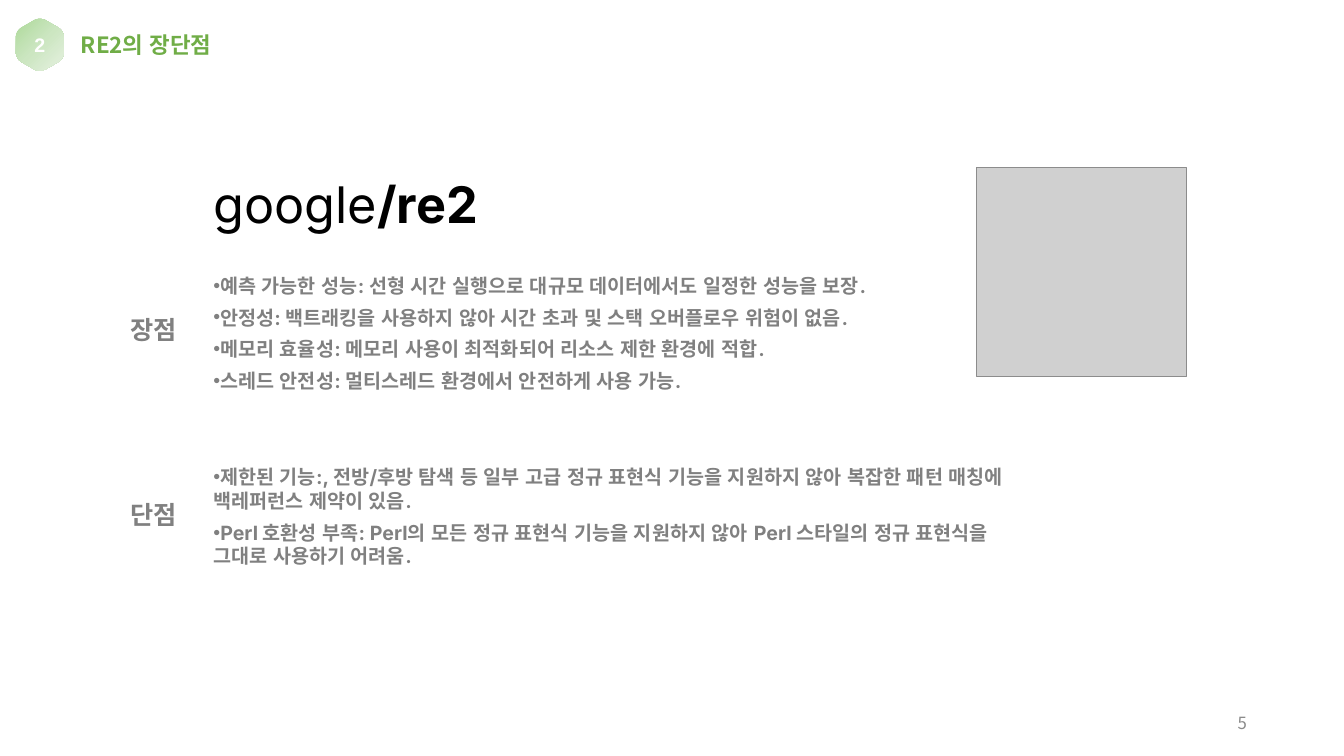
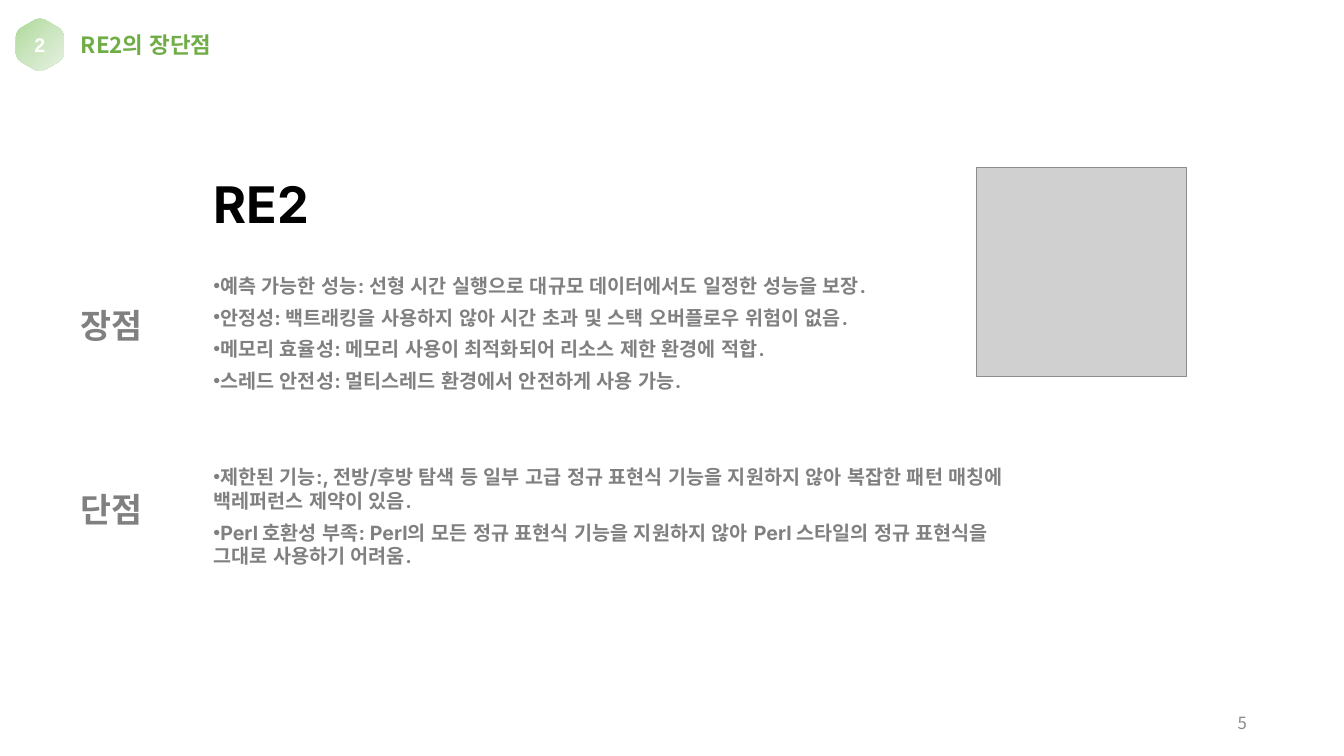
Before and after one commit to synm4/RE2-PCRE2-RegexBench, a slide deck: slide 5 of 정규표현식 라이브러리 성능 비교 (RegexBench) 프로그램 매뉴얼.pptx. Drawn at 1344x756 pixels with LibreOffice and Linux fonts; fonts in the diff are those of the drawing; grey boxes stand for pictures. Boxes give left, top, right and bottom in pixels: in the first picture for what was removed or moved away, otherwise in the second. Text is boxed around its words. In the diff, an @@ line names an element or a change of style, - is before the commit and + after.

```diff
--- a/정규표현식 라이브러리 성능 비교 (RegexBench) 프로그램 매뉴얼.pptx
+++ b/정규표현식 라이브러리 성능 비교 (RegexBench) 프로그램 매뉴얼.pptx
@@ text at bbox=[213, 186, 308, 223]: text changed; bold on @@
-google/re2
+RE2
@@ text "장점": place and size @@
-text "장점" at bbox=[130, 318, 176, 341]
+text "장점" at bbox=[81, 310, 143, 341]
@@ text "장점" at bbox=[81, 310, 143, 341]: size 18 to 24 pt @@
@@ text "단점" at bbox=[81, 494, 143, 525]: size 18 to 24 pt @@
@@ text "단점": place and size @@
-text "단점" at bbox=[130, 503, 176, 526]
+text "단점" at bbox=[81, 494, 143, 525]
```
Also in this commit, not shown: 11 other slides changed.
